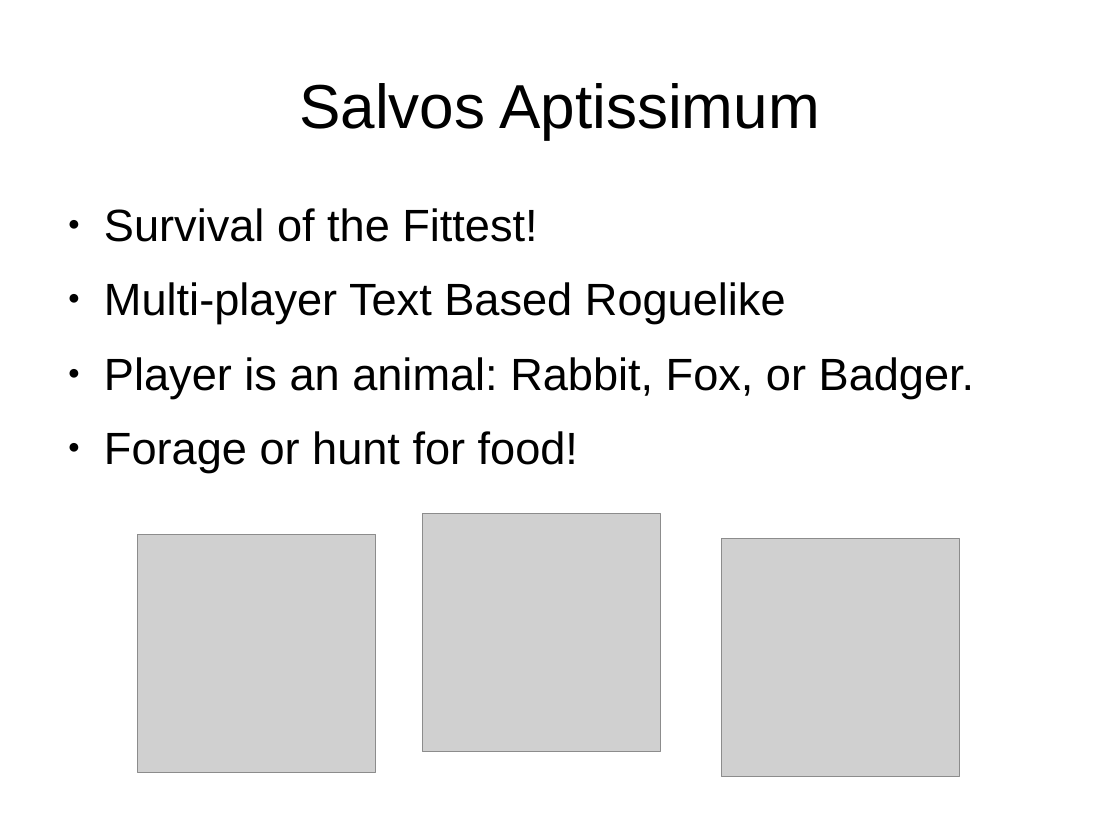
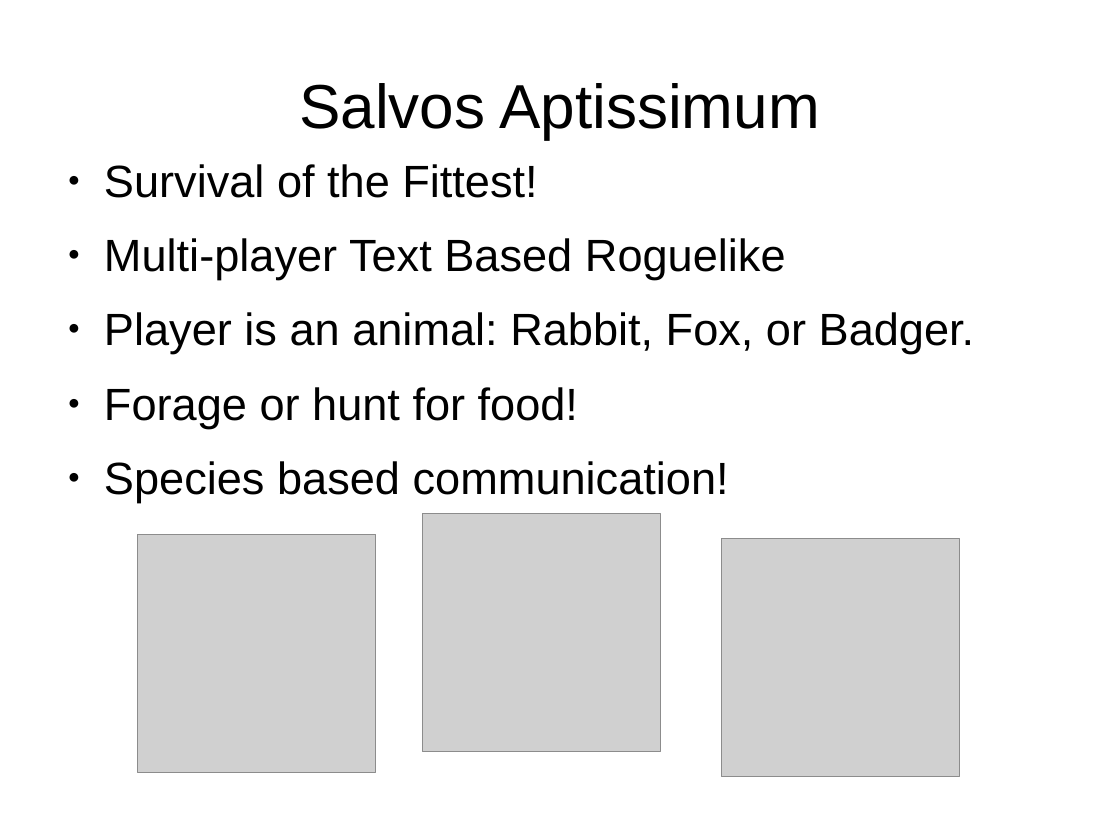
Before and after one commit to GarrettFleischer/SalvosAptissimum, a slide deck: slide 3 of Documentation/Eiffel Presentation.odp. Drawn at 1120x840 pixels with LibreOffice and Linux fonts; fonts in the diff are those of the drawing; grey boxes stand for pictures. Boxes give left, top, right and bottom in pixels: in the first picture for what was removed or moved away, otherwise in the second. Text is boxed around its words. In the diff, an @@ line names an element or a change of style, - is before the commit and + after.

Commit message:
added species based communication to presentation

```diff
--- a/Documentation/Eiffel Presentation.odp
+++ b/Documentation/Eiffel Presentation.odp
@@ text "Survival of the Fittest!" moved from (x1=104, y1=208, x2=975, y2=472) to (x1=104, y1=164, x2=975, y2=503) @@
@@ text at (x1=104, y1=461, x2=729, y2=503): paragraph added @@
+● Species based communication!
```
Also in this commit, not shown: 1 other slide changed.
